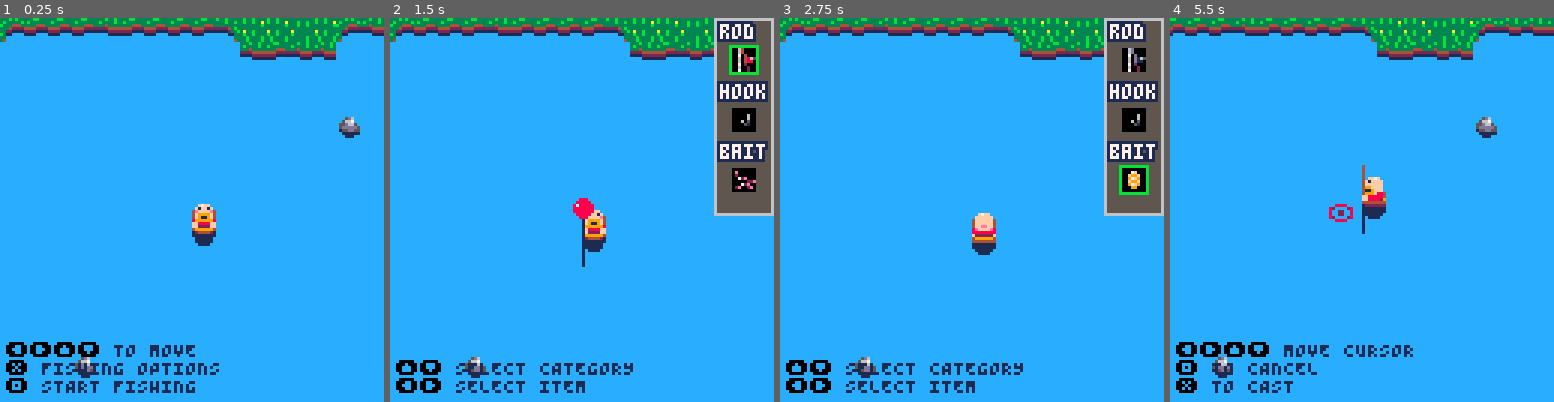
Above: before the commit, frames 1-4 (left to right).
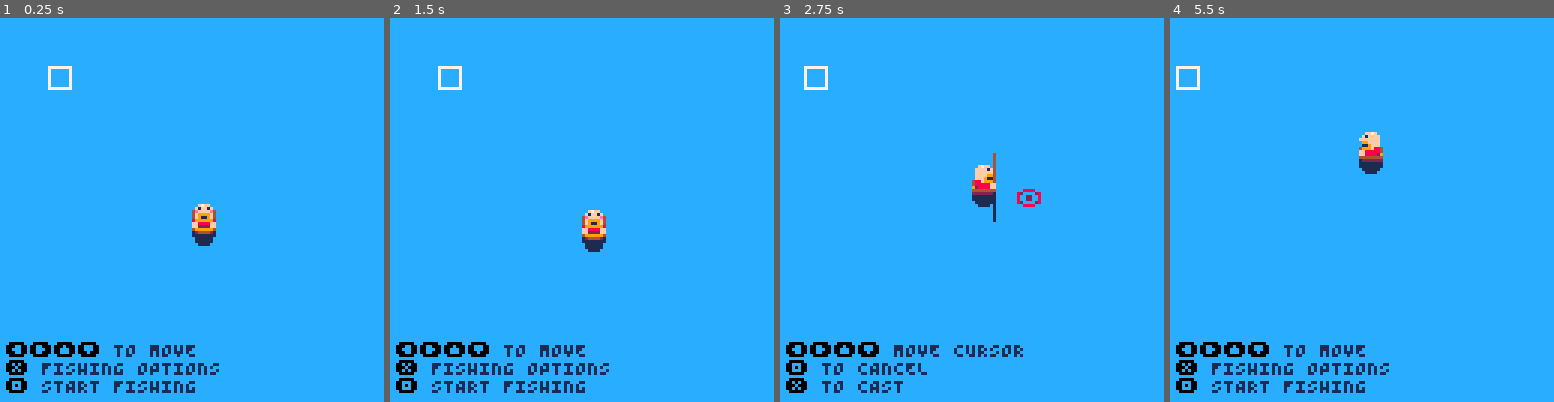
Above: after the commit, the same moments.

Repository: b4dr1ck/Pico8
Game: PICO-8 cartridge fish_or_die.p8
Two runs of this game, one before a commit and one after it. Both use one fixed random seed, a clock stepped at 60 frames per second and the inputs below.
Inputs:
- Up to frame 1 (0.25 s): no input
- Up to frame 2 (1.5 s): tap X (X key) at 0.33, 1.07 s; tap O (Z key) at 0.7 s
- Up to frame 3 (2.75 s): hold Right 1.6-2.1 s; tap O (Z key) at 1.7, 2.1, 2.5 s; tap X (X key) at 1.85 s; hold Up 2.15-2.42 s; hold Right from 2.47 s (still down)
- Up to frame 4 (5.5 s): tap O (Z key) every 0.4 s from 2.9 to 5.3 s; tap X (X key) at 2.97, 4.08, 5.2 s; release Right at 3.03 s; hold Left 3.08-3.58 s; hold Down 3.63-3.97 s; hold Right 4.02-4.68 s; hold Up 4.73-5.03 s; hold Left from 5.08 s (still down)

The runs differ from the first frame. In frame 1, 6.5% of the frame differs, in the area x 0-100%, y 0-94%; in frame 2, 16%; in frame 3, 17%, in the area x 0-100%, y 0-98%; in frame 4, 9.4%.

Commit message:
EXTEND: fish_or_die: Fische und Fisch-Fang-Mechanismus (minigame) eingebaut

Diff:
--- a/fish_or_die.p8
+++ b/fish_or_die.p8
@@ -4,6 +4,7 @@
 
 function _init()
  init_player()
+ init_fish()
  init_map()
  init_rod()
  init_particles()
@@ -12,16 +13,18 @@
 
 function _update60()
  update_map()
+ update_fish()
+ update_hud()
  update_player()
  update_rod()
  update_particles()
- update_hud()
 end
 
 function _draw()
  cls()
  draw_map()
  draw_particles()
+ draw_fish()
  draw_player()
  draw_rod()
  draw_hud()
@@ -43,6 +46,7 @@
   chargespeed=0.01,
   state="idle",
   speed=1,
+  fishfight=false,
  }
 
  items={
@@ -52,6 +56,7 @@
   active_bait=1,
   active_hook=1,
   active_rod=1,
+  fishes={},
  }
 
  boat={
@@ -146,6 +151,135 @@
    --** set bobber
 	  cast(player.x, player.y, target_x, target_y)
   end
+ end
+
+ --* fish handling
+ --** fish bites
+ if bobber.state == "idle" then
+  for f in all(fishes) do
+   --*** check position
+   if flr(f.x/8) == flr(bobber.x/8) and
+      flr(f.y/8) == flr(bobber.y/8)
+   then
+    --*** check bait and hook
+    if has_value(f.baits,items.baits[items.active_bait]) and
+       has_value(f.hooks,items.hooks[items.active_hook])
+    then
+	    f.timetobite[1]-=1
+	    if f.timetobite[1] == 0 then
+	     bobber.fish = f
+	     f.timetobite[1]=f.timetobite[2]
+	    end
+	   end
+   end
+  end
+ end
+
+ --** player reaction
+ if bobber.fish and
+			 not player.fishfight
+ then
+	 bobber.fish.moveduration[1]-=1
+	 --*** reset if to slow
+	 if bobber.fish.moveduration[1] == 0 then
+	  bobber.active = false
+		 bobber.state=""
+		 bobber.fish.moveduration[1]=bobber.fish.moveduration[2]
+	  bobber.fish=nil
+	 end
+
+	 ---*** start fight on button press
+  if btnp(❎) then
+   player.fishfight=true
+		 bobber.fish.moveduration[1]=bobber.fish.moveduration[2]
+  end
+ end
+
+ --** the fight
+ if player.fishfight then
+  local fish=bobber.fish
+  local fishdx=fish.movepattern[fish.moveindex][1]
+  local fishdy=fish.movepattern[fish.moveindex][2]
+
+  --*** handle stamina and cooldown
+  fish.stamina[1]-=1
+  if fish.stamina[1] <= 0 then
+	  fishdx=0
+	  fishdy=0
+	  fish.stamina[1]=0
+	  fish.cooldown[1]-=1
+
+	  -- *** pull the line
+			if btn(❎) then
+			 local playerangle=atan2(player.x-bobber.x,player.y-bobber.y)
+			 local dist=flr(sqrt((player.x-bobber.x)^2+(player.y-bobber.y)^2))
+				bobber.x+=cos(playerangle)*rod.types[items.active_rod].spd
+				bobber.y+=sin(playerangle)*rod.types[items.active_rod].spd
+				fish.x=bobber.x
+				fish.y=bobber.y
+				-- **** got the fish!!!
+				if (dist <= 5) then
+				 add(items.fishes,fish)
+			  bobber.active = false
+				 bobber.state=""
+				 del(fishes,fish)
+			  bobber.fish=nil
+			  player.fishfight=false
+			  new_fish_menu.active=true
+			  new_fish_menu.fish = fish
+				end
+ 		end
+
+	  if fish.cooldown[1] == 0 then
+	  	 fish.cooldown[1] = fish.cooldown[2]
+	  	 fish.stamina[1] = fish.stamina[2]
+	  	 fish.moveduration[1] = fish.moveduration[2]
+	  end
+  else
+	  --*** handle moveduration
+	  fish.moveduration[1]-=1
+
+	  if fish.moveduration[1] == 0 then
+		  bobber.active = false
+			 bobber.state=""
+			 fish.moveduration[1]=fish.moveduration[2]
+		  bobber.fish=nil
+		  player.fishfight=false
+	  end
+
+		 --*** fish movement and fight-minigame
+		 local dx, dy = 0, 0
+		 if btnp(⬅️) then dx -= 1 end
+		 if btnp(➡️) then dx += 1 end
+		 if btnp(⬆️) then dy -= 1 end
+		 if btnp(⬇️) then dy += 1 end
+
+		 if dx != 0 or dy != 0 then
+		  if dx == fishdx and
+		     dy == fishdy
+		  then
+			  fish.moveindex+=1
+			  fish.moveduration[1]=fish.moveduration[2]
+			 else
+			  bobber.active = false
+				 bobber.state=""
+				 fish.moveduration[1]=fish.moveduration[2]
+			  bobber.fish=nil
+			  player.fishfight=false
+		  end
+		 end
+		 --*** update fish and bobber position
+		 fish.x+=fishdx*fish.spd
+		 fish.y+=fishdy*fish.spd
+		 bobber.x=fish.x
+		 bobber.y=fish.y
+  end
+
+  --*** restart movementpattern
+  if fish.moveindex > #fish.movepattern then
+	  fish.moveindex=1
+  end
+
  end
 end
 
@@ -266,10 +400,10 @@
 function init_rod()
  rod={
   types={
-   {min_dist=12,max_dist=32},
-   {min_dist=12,max_dist=48},
-   {min_dist=12,max_dist=64},
-   {min_dist=12,max_dist=96}
+   {min_dist=12,max_dist=32,spd=0.1},
+   {min_dist=12,max_dist=48,spd=0.25},
+   {min_dist=12,max_dist=64,spd=0.5},
+   {min_dist=12,max_dist=96,spd=1}
   },
   xoffset=0,
   chargexoffset=0,
@@ -280,9 +414,10 @@
   active=false,
   x=0,y=0,z=0,x1=0,y1=0,x2=0,y2=0,
 	 timer=0,
-	 state="idle",
+	 state="",
 	 speed=0.025,
 	 height=20,
+	 fish=nil,
 	}
 	-- flfags
 	spawn_waterring=true
@@ -298,10 +433,12 @@
 
   bobber.state="throw"
 
-  --** set x/y/z coordinates
-  bobber.x = bobber.x1 + (bobber.x2 - bobber.x1) * bobber.timer
-  bobber.y = bobber.y1 + (bobber.y2 - bobber.y1) * bobber.timer
-  bobber.z = -sin(bobber.timer * 0.5) * bobber.height
+  if not player.fishfight then
+	  --** set x/y/z coordinates
+	  bobber.x = bobber.x1 + (bobber.x2 - bobber.x1) * bobber.timer
+	  bobber.y = bobber.y1 + (bobber.y2 - bobber.y1) * bobber.timer
+	  bobber.z = -sin(bobber.timer * 0.5) * bobber.height
+  end
 
   --** reaches end
   if bobber.x == bobber.x2 and
@@ -316,9 +453,14 @@
  end
 
  --** reset bobber
- if btnp(🅾️) and bobber.active then
+ if btnp(🅾️) and
+ 			bobber.active and
+ 			not player.fishfight
+ then
   bobber.active = false
+  bobber.fish = nil
 	 spawn_waterring=true
+	 bobber.state=""
  end
 end
 
@@ -341,6 +483,10 @@
   if bobber.state == "idle" then
    sag = 8 + sin(time() * 0.5) * 1
   end
+  --*** when fish bites
+  if bobber.fish then
+   sag=0
+  end
 
   --*** shadow
   draw_fishing_line(player.x+rod.xoffset,player_sine_y+18, bobber.x, bobber.y - bobber.z, sag, 1)
@@ -351,6 +497,16 @@
   local bobber_y=bobber.y - bobber.z
   if bobber.state == "idle" then
    bobber_y=bobber.y2 + sin(time() * 0.5) * 1
+  end
+
+  --*** when fish bites
+  if bobber.fish then
+   bobber_y=bobber.y
+   if flr(time()*2) % 2 == 0 then
+	   pal(8,9)
+	  else
+	   pal()
+	  end
   end
 
   circfill(bobber.x, bobber_y, bobber_r, 8)
@@ -428,6 +584,62 @@
   }
 end
 -->8
+--fish
+
+function init_fish()
+ fishes={}
+
+ add(fishes,new_fish())
+end
+
+function update_fish()
+end
+
+function draw_fish()
+ for f in all(fishes) do
+  rect(f.x,f.y,f.x+7,f.y+7,7)
+ end
+end
+
+-----------------------------
+function new_fish()
+ return {
+  x=16,
+  y=16,
+  img=128,
+  name="testfish",
+  weight=10,
+  size=10,
+  spd=0.25,
+  baits={39,40,41,42,43,44},
+  hooks={36},
+  stamina={500,500},
+  movepattern={{1,0},{0,1},{-1,0}},
+  moveindex=1,
+  moveduration={120,120},
+  timetobite={300,300},
+  cooldown={200,200},
+ }
+end
+-->8
+--map
+
+function init_map()
+ camx=0
+ camy=0
+end
+
+function update_map()
+ --* camera
+ camx = mid(0, player.x - 64, 128)
+ camy = mid(0, player.y - 64, 0)
+ end
+
+function draw_map()
+ map(0,0)
+ camera(camx,camy)
+end
+-->8
 --hud
 function init_hud()
  aim_cursor={
@@ -447,13 +659,20 @@
   active=false,
  }
 
+ new_fish_menu={
+  active=false,
+  fish=nil,
+ }
+
 end
 
 function update_hud()
  --* aim cursor
  --** toggle aim cursor
  if btnp(🅾️) and
- 			not bobber.active
+ 			not bobber.active and
+ 			not fishing_options.active and
+ 			not new_fish_menu.active
  then
  	aim_cursor.active = not aim_cursor.active
  	aim_cursor.x=player.x
@@ -464,9 +683,18 @@
  if btnp(❎) and
 			 not bobber.active and
     not player.charging and
-			 not aim_cursor.active
+			 not aim_cursor.active and
+			 not player.fishfight and
+			 not new_fish_menu.active
 	then
 		fishing_options.active=not fishing_options.active
+ end
+
+ --** close the new_fish_menu
+ if btnp(🅾️) and
+			 new_fish_menu.active
+ then
+ 	new_fish_menu.active=false
  end
 
  --** control select cursor
@@ -479,7 +707,6 @@
 
   --*** up/down
   if dy != 0 then
-   printh(dy)
    select_cursor.category+=dy
    if select_cursor.category > 3 then
     select_cursor.category=1
@@ -509,30 +736,42 @@
   spr(aim_cursor.img,aim_cursor.x,aim_cursor.y)
  end
 
-	--** fishing options
+ --* new fish menu
+ if new_fish_menu.active then
+  rectfill(0,42,127,86,1)
+  print("\^o0ff\f7you caught a fish!",28,46,7)
+  print("name: "..new_fish_menu.fish.name,28,58,7)
+  print("weight: "..new_fish_menu.fish.weight,28,68,7)
+  print("size: "..new_fish_menu.fish.size,28,78,7)
+  local sx,sy=get_spr_ind(new_fish_menu.fish.img)
+  local sine_w=16*sin(time()*0.5)*1
+  sspr(sx,sy,8,8,100,58,sine_w,16)
+ end
+
+	--* fishing options
 	if fishing_options.active then
 	 local xoffset=108+camx
 
-	 --*** menu box
+	 --** menu box
  	rectfill(xoffset,camy,xoffset+20,camy+64,5)
  	rect(xoffset,camy,xoffset+19,camy+65,6)
 
-		--*** items
-		--**** rod
+		--** items
+		--*** rod
   print("\^o1ff\f7rod",xoffset+2,camy+2,7)
   rectfill(xoffset+6,camy+10,xoffset+13,camy+17,0)
   if select_cursor.category==1 then
 	  rect(xoffset+5,camy+9,xoffset+14,camy+18,11)
 	 end
   spr(items.rods[items.active_rod],xoffset+6,camy+10)
-  --**** hook
+  --*** hook
   print("\^o1ff\f7hook",xoffset+2,camy+22,7)
   rectfill(xoffset+6,camy+30,xoffset+13,camy+37,0)
   if select_cursor.category==2 then
 	  rect(xoffset+5,camy+29,xoffset+14,camy+38,11)
 	 end
   spr(items.hooks[items.active_hook],xoffset+6,camy+30)
-  --**** bait
+  --*** bait
   print("\^o1ff\f7bait",xoffset+2,camy+42,7)
   rectfill(xoffset+6,camy+50,xoffset+13,camy+57,0)
   if select_cursor.category==3 then
@@ -545,7 +784,8 @@
  if not aim_cursor.active and
  			not player.charging and
  			not bobber.active and
- 			not fishing_options.active
+ 			not fishing_options.active and
+ 			not new_fish_menu.active
  then
 	 print("\f0⬅️➡️⬆️⬇️\f1 TO MOVE\n"..
 	 						"\f0❎\f1 FISHING OPTIONS\n"..
@@ -562,30 +802,19 @@
 	elseif player.charging then
  	print("HOLD \f0❎\f1",2+camx,120+camy,1)
  elseif bobber.active and bobber.state == "idle" then
- 	print("\f0🅾️\f1 TO CANCEL FISHING",2+camx,120+camy,1)
+ 	print("\f0🅾️\f1 TO CANCEL FISHING\n"..
+ 							"\f0❎\f1 WHEN FISH BITES",2+camx,114+camy,1)
  elseif fishing_options.active then
   print("\f0⬆️⬇️\f1 SELECT CATEGORY\n"..
 						  "\f0⬅️➡️\f1 SELECT ITEM",
 					   2+camx,114+camy,1)
+	elseif player.fishfight then
+ 	print("\f0⬅️➡️⬆️⬇️\f1 TO FOLLOW FISH\n"..
+ 						 "\f0❎\f1 TO PULL THE LINE",2+camx,114+camy,1)
+
+ elseif new_fish_menu.active then
+ 	print("\f0🅾️\f1 TO CLOSE MENU",2+camx,120+camy,1)
 	end
-end
--->8
---map
-
-function init_map()
- camx=0
- camy=0
-end
-
-function update_map()
- --* camera
- camx = mid(0, player.x - 64, 128)
- camy = mid(0, player.y - 64, 0)
- end
-
-function draw_map()
- map(0,0)
- camera(camx,camy)
 end
 -->8
 -- utils
@@ -620,6 +849,47 @@
  return img
 end
 
+--* check if table has value
+function has_value(tbl, val)
+ for v in all(tbl) do
+  if v == val then
+   return true
+  end
+ end
+ return false
+end
+…(32 lines of a section not shown)…
 
 
 
@@ -661,19 +931,19 @@
 
 
 __map__
-4243434344434343434546464746424444434444444546424445474244454646000000000000000000000000000000000000000000000000000000000000000000000000000000000000000000000000000000000000000000000000000000000000000000000000000000000000000000000000000000000000000000000000
-4040404040404040404044434444404040404040404044404040434040404946000000000000000000000000000000000000000000000000000000000000000000000000000000000000000000000000000000000000000000000000000000000000000000000000000000000000000000000000000000000000000000000000
-4040404040404040404040404040404040404040404040404040404040404646000000000000000000000000000000000000000000000000000000000000000000000000000000000000000000000000000000000000000000000000000000000000000000000000000000000000000000000000000000000000000000000000
-4040404040404040404040404040404040404040404040404040404040404847000000000000000000000000000000000000000000000000000000000000000000000000000000000000000000000000000000000000000000000000000000000000000000000000000000000000000000000000000000000000000000000000
-404040404040404040404040404041404040404040404040404040404040464d000000000000000000000000000000000000000000000000000000000000000000000000000000000000000000000000000000000000000000000000000000000000000000000000000000000000000000000000000000000000000000000000
-40404040404040404040404040404040404040404040404040404040404e4c4c000000000000000000000000000000000000000000000000000000000000000000000000000000000000000000000000000000000000000000000000000000000000000000000000000000000000000000000000000000000000000000000000
-4040404040404040404040404040404040404040404040404040404040404646000000000000000000000000000000000000000000000000000000000000000000000000000000000000000000000000000000000000000000000000000000000000000000000000000000000000000000000000000000000000000000000000
-4040404040404040404040404040404040404040404040404040404040404946000000000000000000000000000000000000000000000000000000000000000000000000000000000000000000000000000000000000000000000000000000000000000000000000000000000000000000000000000000000000000000000000
-4040404040404040404040404040404040404040404040404040404040404546000000000000000000000000000000000000000000000000000000000000000000000000000000000000000000000000000000000000000000000000000000000000000000000000000000000000000000000000000000000000000000000000
-4040404040404040404040404040404040404040404040404040404040404049000000000000000000000000000000000000000000000000000000000000000000000000000000000000000000000000000000000000000000000000000000000000000000000000000000000000000000000000000000000000000000000000
-4040404040404040404040404040404040404040404040404040404040404a46000000000000000000000000000000000000000000000000000000000000000000000000000000000000000000000000000000000000000000000000000000000000000000000000000000000000000000000000000000000000000000000000
-4040404040404040404040404040404040404040404040404040404040404646000000000000000000000000000000000000000000000000000000000000000000000000000000000000000000000000000000000000000000000000000000000000000000000000000000000000000000000000000000000000000000000000
-4040404040404040404040404040404040404040404040404040404040404746000000000000000000000000000000000000000000000000000000000000000000000000000000000000000000000000000000000000000000000000000000000000000000000000000000000000000000000000000000000000000000000000
-4040404040404040404040404040404040404040404040414040404040404846000000000000000000000000000000000000000000000000000000000000000000000000000000000000000000000000000000000000000000000000000000000000000000000000000000000000000000000000000000000000000000000000
-4040404140404040404040404040404040404040404040404040404040404946000000000000000000000000000000000000000000000000000000000000000000000000000000000000000000000000000000000000000000000000000000000000000000000000000000000000000000000000000000000000000000000000
-40404040404040404040404040404040404040404040404040404040404a4647000000000000000000000000000000000000000000000000000000000000000000000000000000000000000000000000000000000000000000000000000000000000000000000000000000000000000000000000000000000000000000000000
+4040404040404040404040404040404040404040404040404040404040404040000000000000000000000000000000000000000000000000000000000000000000000000000000000000000000000000000000000000000000000000000000000000000000000000000000000000000000000000000000000000000000000000
+4040404040404040404040404040404040404040404040404040404040404040000000000000000000000000000000000000000000000000000000000000000000000000000000000000000000000000000000000000000000000000000000000000000000000000000000000000000000000000000000000000000000000000
+4040404040404040404040404040404040404040404040404040404040404040000000000000000000000000000000000000000000000000000000000000000000000000000000000000000000000000000000000000000000000000000000000000000000000000000000000000000000000000000000000000000000000000
+4040404040404040404040404040404040404040404040404040404040404040000000000000000000000000000000000000000000000000000000000000000000000000000000000000000000000000000000000000000000000000000000000000000000000000000000000000000000000000000000000000000000000000
+4040404040404040404040404040404040404040404040404040404040404040000000000000000000000000000000000000000000000000000000000000000000000000000000000000000000000000000000000000000000000000000000000000000000000000000000000000000000000000000000000000000000000000
+4040404040404040404040404040404040404040404040404040404040404040000000000000000000000000000000000000000000000000000000000000000000000000000000000000000000000000000000000000000000000000000000000000000000000000000000000000000000000000000000000000000000000000
+4040404040404040404040404040404040404040404040404040404040404040000000000000000000000000000000000000000000000000000000000000000000000000000000000000000000000000000000000000000000000000000000000000000000000000000000000000000000000000000000000000000000000000
+4040404040404040404040404040404040404040404040404040404040404040000000000000000000000000000000000000000000000000000000000000000000000000000000000000000000000000000000000000000000000000000000000000000000000000000000000000000000000000000000000000000000000000
+4040404040404040404040404040404040404040404040404040404040404040000000000000000000000000000000000000000000000000000000000000000000000000000000000000000000000000000000000000000000000000000000000000000000000000000000000000000000000000000000000000000000000000
+4040404040404040404040404040404040404040404040404040404040404040000000000000000000000000000000000000000000000000000000000000000000000000000000000000000000000000000000000000000000000000000000000000000000000000000000000000000000000000000000000000000000000000
+4040404040404040404040404040404040404040404040404040404040404040000000000000000000000000000000000000000000000000000000000000000000000000000000000000000000000000000000000000000000000000000000000000000000000000000000000000000000000000000000000000000000000000
+4040404040404040404040404040404040404040404040404040404040404040000000000000000000000000000000000000000000000000000000000000000000000000000000000000000000000000000000000000000000000000000000000000000000000000000000000000000000000000000000000000000000000000
+4040404040404040404040404040404040404040404040404040404040404040000000000000000000000000000000000000000000000000000000000000000000000000000000000000000000000000000000000000000000000000000000000000000000000000000000000000000000000000000000000000000000000000
+4040404040404040404040404040404040404040404040404040404040404040000000000000000000000000000000000000000000000000000000000000000000000000000000000000000000000000000000000000000000000000000000000000000000000000000000000000000000000000000000000000000000000000
+4040404040404040404040404040404040404040404040404040404040404040000000000000000000000000000000000000000000000000000000000000000000000000000000000000000000000000000000000000000000000000000000000000000000000000000000000000000000000000000000000000000000000000
+4040404040404040404040404040404040404040404040404040404040404040000000000000000000000000000000000000000000000000000000000000000000000000000000000000000000000000000000000000000000000000000000000000000000000000000000000000000000000000000000000000000000000000
Not shown, changed: 31 lines of the sprite sheet (__gfx__) section of fish_or_die.p8
